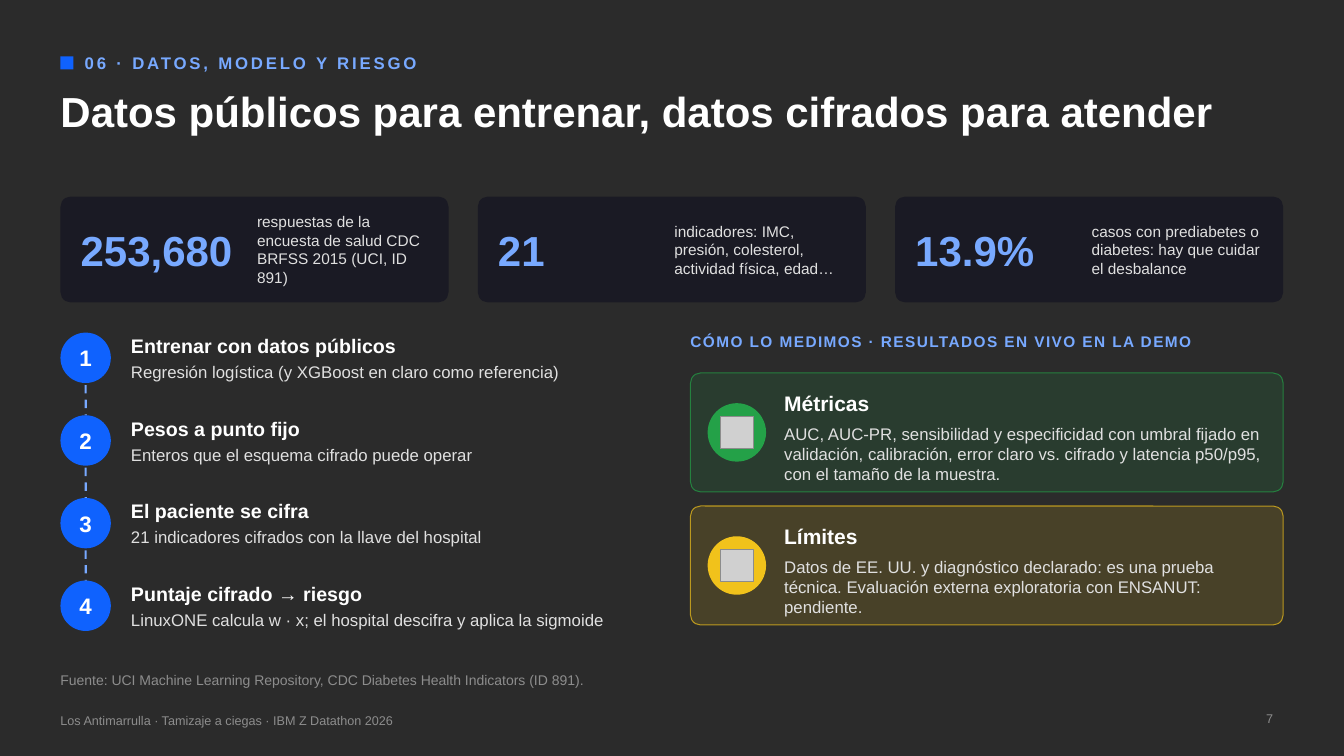
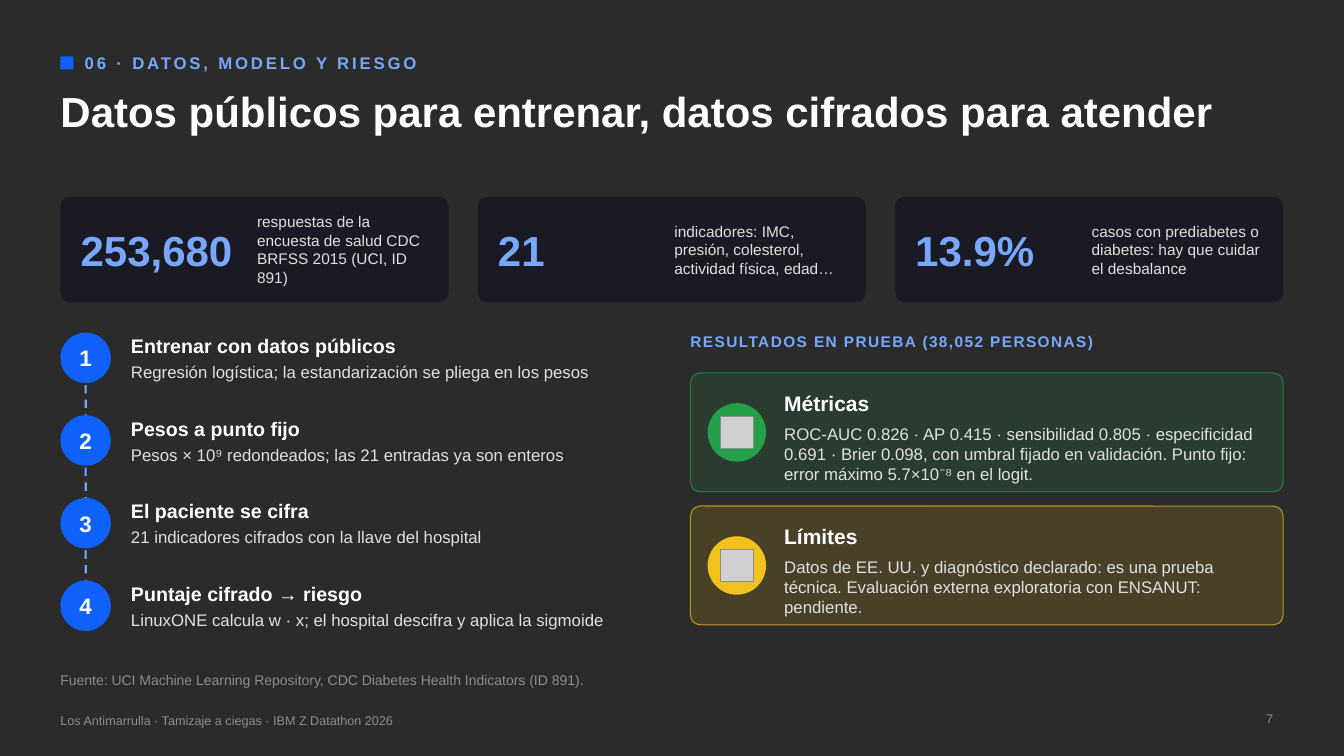
Before and after one commit to UACJ-MIAAD/antimarrulla-ibmz-datathon-2026, a slide deck: slide 7 of submission/Los_Antimarrulla_Pitch_Tamizaje.pptx. Drawn at 1344x756 pixels with LibreOffice and Linux fonts; fonts in the diff are those of the drawing; grey boxes stand for pictures; background and template pictures are left out; a plain dark background stands for a picture behind light text. Boxes give left, top, right and bottom in pixels: in the first picture for what was removed or moved away, otherwise in the second. Text is boxed around its words. In the diff, an @@ line names an element or a change of style, - is before the commit and + after.

Commit message:
entrega: resultados reales en docs, deck y sitio (locales, no LinuxONE), guía para LinuxONE, declaración de IA completa y estado del plan con evidencia

```diff
--- a/submission/Los_Antimarrulla_Pitch_Tamizaje.pptx
+++ b/submission/Los_Antimarrulla_Pitch_Tamizaje.pptx
@@ text at (x1=690, y1=336, x2=1093, y2=350): text changed @@
-CÓMO LO MEDIMOS · RESULTADOS EN VIVO EN LA DEMO
+RESULTADOS EN PRUEBA (38,052 PERSONAS)
@@ text at (x1=131, y1=365, x2=589, y2=382): text changed @@
-Regresión logística (y XGBoost en claro como referencia)
+Regresión logística; la estandarización se pliega en los pesos
@@ text at (x1=131, y1=449, x2=564, y2=465): text changed @@
-Enteros que el esquema cifrado puede operar
+Pesos × 10⁹ redondeados; las 21 entradas ya son enteros
@@ text at (x1=784, y1=428, x2=1253, y2=484): text changed @@
-AUC, AUC-PR, sensibilidad y especificidad con umbral fijado en validación, calibración, error claro vs. cifrado y latencia p50/p95, con el tamaño de la muestra.
+ROC-AUC 0.826 · AP 0.415 · sensibilidad 0.805 · especificidad 0.691 · Brier 0.098, con umbral fijado en validación. Punto fijo: error máximo 5.7×10⁻⁸ en el logit.
```
Also in this commit, not shown: 3 other slides changed, 1 slide added, 1 slide removed, 14 other files.
